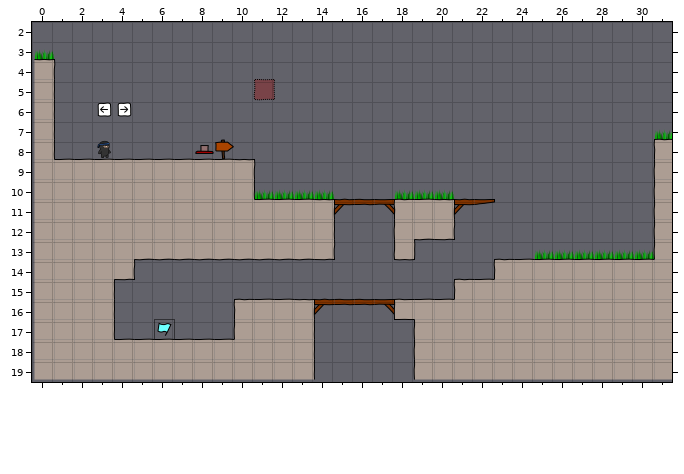
A Tiled map gets an edit: levelconverter/maps/n34.tmx. That is the earlier state.
Cells are 40x40 px. Shown: x 0..31, y 2..19.
The result:
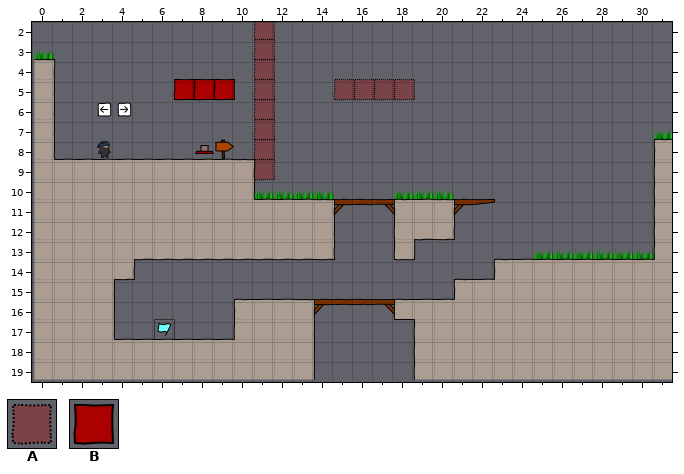
Key: from "tiles6_gapped": A 61, B 62.
_ is an empty cell.
From old to new:
Layer "bg":
There is now tile A in rows 2 to 4 at x 11; in row 5 at x 15 to 18; in rows 6 to 9 at x 11.
There is now tile B in row 5 at x 7 to 9.
Pixel boxes of the changes (left, top, right, bottom) in both pictures:
added: (253, 22, 275, 81)
added: (173, 79, 235, 101)
added: (333, 79, 415, 101)
added: (253, 99, 275, 181)
